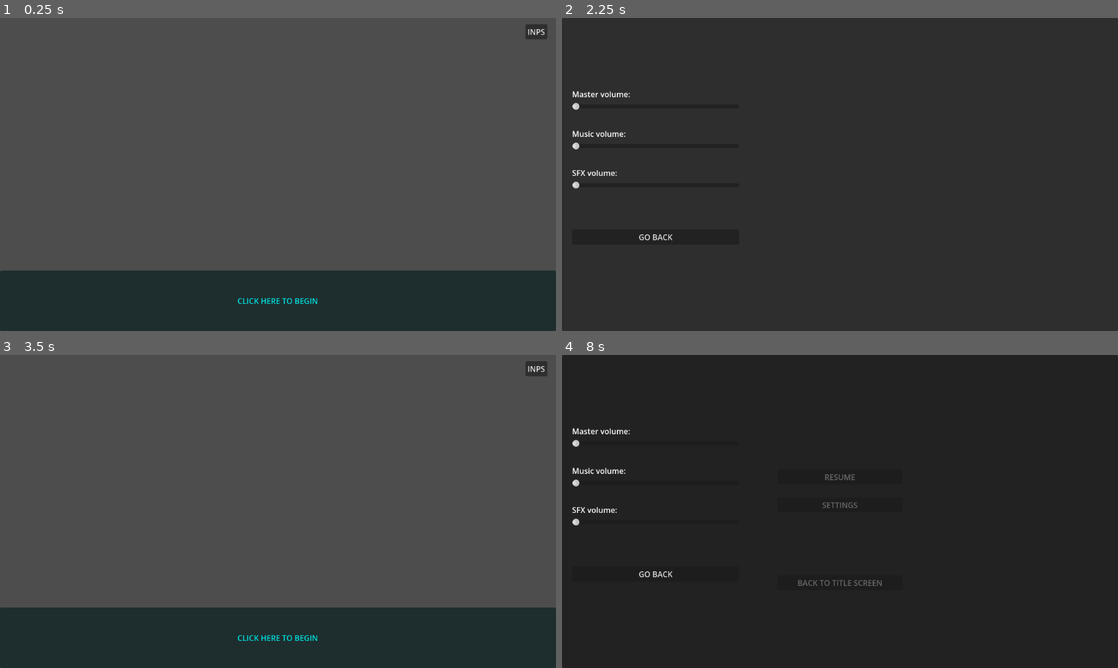
Above: before the commit, frames 1-4 (two rows, left to right).
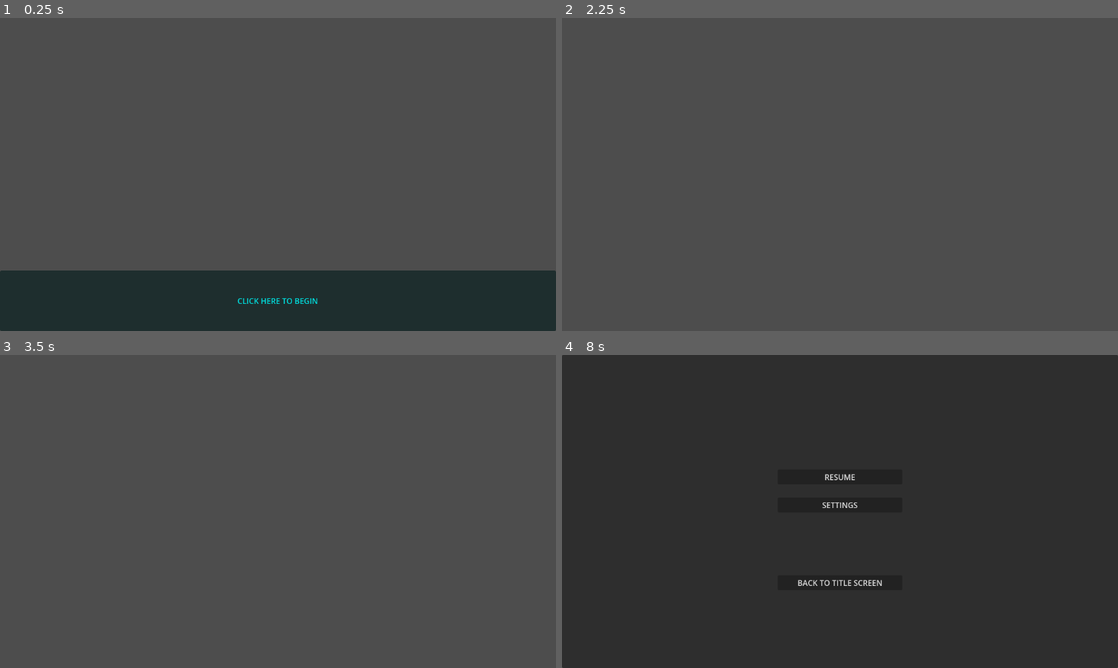
Above: after the commit, the same moments.

Repository: HelpMeFindAUsername/Wizs_Workshop
Game: Godot game, scene res://Scenes/UI/TitleSc.tscn
The game is run twice, just before and just after one commit, with the same random seed, the same clock (stepped at 60 frames per second) and the same inputs.
Inputs (mouse positions are in pixels of both pictures, inside the frame that each line leads up to):
- Up to frame 1 (0.25 s): no input
- Up to frame 2 (2.25 s): click (1095, 30) at 0.5 s, where only the run before the commit has a clickable "INPS"; click (656, 237) at 1.25 s, where only the run before the commit has a clickable "GO BACK"; click "CLICK HERE TO BEGIN" at 2 s
- Up to frame 3 (3.5 s): click (94, 574) at 2.75 s, where only the run before the commit has a clickable "GO BACK"
- Up to frame 4 (8 s): click (840, 636) at 3.5 s, where only the run before the commit has a clickable "CLICK HERE TO BEGIN"; tap Enter at 4.25, 5.75, 7.25 s; move the mouse to (962, 495) at 4.27 s; hold Right 4.28-5.03 s; tap Alt at 4.35, 5.85, 7.35 s; click (962, 495) at 4.42 s; tap Space at 5, 6.5 s; move the mouse to (728, 527) at 5.02 s; hold Down 5.03-5.78 s; tap Shift at 5.1, 6.6 s; move the mouse to (895, 442) at 5.77 s; hold Right 5.78-6.53 s; move the mouse to (812, 574) at 6.52 s; hold Up 6.53-7.28 s; click (812, 574) at 6.67 s; move the mouse to (1006, 558) at 7.27 s; hold Left from 7.28 s (still down); tap Escape (pause) at 7.9 s

The runs differ from the first frame. In frame 1, 0.2% of the frame differs, in the area x 94-99%, y 2-7%; in frame 2, 100%, in the area x 0-100%, y 0-100%; in frame 3, 19%; in frame 4, 0.7%.

Commit message:
SETTINGS AND PAUSE FIX

Diff:
--- a/Scenes/UI/Pause.tscn
+++ b/Scenes/UI/Pause.tscn
@@ -1,14 +1,11 @@
 [gd_scene format=3 uid="uid://b60pd3lnlxv45"]
 
 [ext_resource type="Script" uid="uid://scs5g5igce1g" path="res://Scripts/PauseMenu.gd" id="1_3t4vh"]
-[ext_resource type="PackedScene" uid="uid://bk83y5na5xugf" path="res://Scenes/UI/setting.tscn" id="2_hcn70"]
 
 [node name="PauseMenu" type="CanvasLayer" unique_id=718448338]
 script = ExtResource("1_3t4vh")
 
-[node name="Setting" parent="." unique_id=1074642589 instance=ExtResource("2_hcn70")]
-
-[node name="Panel" type="Panel" parent="." unique_id=803601945]
+[node name="Pause" type="Panel" parent="." unique_id=803601945]
 anchors_preset = 15
 anchor_right = 1.0
 anchor_bottom = 1.0
@@ -17,7 +14,7 @@
 size_flags_horizontal = 4
 size_flags_vertical = 4
 
-[node name="Res" type="Button" parent="Panel" unique_id=1211725284]
+[node name="Res" type="Button" parent="Pause" unique_id=1211725284]
 layout_mode = 0
 offset_left = 447.0
 offset_top = 237.0
@@ -25,7 +22,7 @@
 offset_bottom = 268.0
 text = "RESUME"
 
-[node name="Settings" type="Button" parent="Panel" unique_id=630939413]
+[node name="SettingsB" type="Button" parent="Pause" unique_id=630939413]
 layout_mode = 0
 offset_left = 447.0
 offset_top = 295.0
@@ -33,10 +30,67 @@
 offset_bottom = 326.0
 text = "SETTINGS"
 
-[node name="BTT" type="Button" parent="Panel" unique_id=213589820]
+[node name="BTT" type="Button" parent="Pause" unique_id=213589820]
 layout_mode = 0
 offset_left = 447.0
 offset_top = 456.0
 offset_right = 705.0
 offset_bottom = 487.0
 text = "BACK TO TITLE SCREEN"
+
+[node name="Settings" type="Panel" parent="." unique_id=1815762392]
+offset_right = 1152.0
+offset_bottom = 648.0
+
+[node name="HSlider" type="HSlider" parent="Settings" unique_id=597831534]
+layout_mode = 0
+offset_left = 21.0
+offset_top = 175.0
+offset_right = 367.0
+offset_bottom = 191.0
+ticks_on_borders = true
+
+[node name="Label" type="Label" parent="Settings/HSlider" unique_id=1740370969]
+layout_mode = 0
+offset_top = -29.0
+offset_right = 121.0
+offset_bottom = -6.0
+text = "Master volume:"
+
+[node name="HSlider2" type="HSlider" parent="Settings" unique_id=988581662]
+layout_mode = 0
+offset_left = 21.0
+offset_top = 257.0
+offset_right = 367.0
+offset_bottom = 273.0
+ticks_on_borders = true
+
+[node name="Label" type="Label" parent="Settings/HSlider2" unique_id=606537982]
+layout_mode = 0
+offset_top = -29.0
+offset_right = 121.0
+offset_bottom = -6.0
+text = "Music volume:"
+
+[node name="HSlider3" type="HSlider" parent="Settings" unique_id=710102521]
+layout_mode = 0
+offset_left = 21.0
+offset_top = 338.0
+offset_right = 367.0
+offset_bottom = 354.0
+ticks_on_borders = true
+
+[node name="Label" type="Label" parent="Settings/HSlider3" unique_id=493582806]
+layout_mode = 0
+offset_top = -29.0
+offset_right = 121.0
+offset_bottom = -6.0
+text = "SFX volume:"
+
+[node name="back" type="Button" parent="Settings" unique_id=1367445965]
+layout_mode = 0
+offset_left = 21.0
+offset_top = 438.0
+offset_right = 367.0
+offset_bottom = 469.0
+text = "GO BACK"
--- a/Scenes/UI/TitleSc.tscn
+++ b/Scenes/UI/TitleSc.tscn
@@ -12,10 +12,3 @@
 offset_bottom = 648.0
 text = "CLICK HERE TO BEGIN"
 autowrap_trim_flags = 0
-
-[node name="Settings" type="Button" parent="." unique_id=1033351645]
-offset_left = 1089.0
-offset_top = 13.0
-offset_right = 1134.0
-offset_bottom = 44.0
-text = "INPS"
--- a/Scenes/UI/setting.tscn
+++ /dev/null
@@ -1,63 +0,0 @@
-[gd_scene format=3 uid="uid://bk83y5na5xugf"]
-
-[ext_resource type="Script" uid="uid://bbnm0hksi6ras" path="res://Scripts/settings.gd" id="1_i6wab"]
-
-[node name="Setting" type="CanvasLayer" unique_id=1074642589]
-script = ExtResource("1_i6wab")
-
-[node name="Panel" type="Panel" parent="." unique_id=1831737436]
-offset_right = 1152.0
-offset_bottom = 648.0
-
-[node name="HSlider" type="HSlider" parent="Panel" unique_id=478613799]
-layout_mode = 0
-offset_left = 21.0
-offset_top = 175.0
-offset_right = 367.0
-offset_bottom = 191.0
-ticks_on_borders = true
-
-[node name="Label" type="Label" parent="Panel/HSlider" unique_id=1599025604]
-layout_mode = 0
-offset_top = -29.0
-offset_right = 121.0
-offset_bottom = -6.0
-text = "Master volume:"
-
-[node name="HSlider2" type="HSlider" parent="Panel" unique_id=1783704126]
-layout_mode = 0
-offset_left = 21.0
-offset_top = 257.0
-offset_right = 367.0
-offset_bottom = 273.0
-ticks_on_borders = true
-
-[node name="Label" type="Label" parent="Panel/HSlider2" unique_id=167464962]
-layout_mode = 0
-offset_top = -29.0
-offset_right = 121.0
-offset_bottom = -6.0
-text = "Music volume:"
-
-[node name="HSlider3" type="HSlider" parent="Panel" unique_id=816999725]
-layout_mode = 0
-offset_left = 21.0
-offset_top = 338.0
-offset_right = 367.0
-offset_bottom = 354.0
-ticks_on_borders = true
-
-[node name="Label" type="Label" parent="Panel/HSlider3" unique_id=1263563143]
-layout_mode = 0
-offset_top = -29.0
-offset_right = 121.0
-offset_bottom = -6.0
-text = "SFX volume:"
-
-[node name="back" type="Button" parent="Panel" unique_id=2112703826]
-layout_mode = 0
-offset_left = 21.0
-offset_top = 438.0
-offset_right = 367.0
-offset_bottom = 469.0
-text = "GO BACK"
--- a/Scripts/PauseMenu.gd
+++ b/Scripts/PauseMenu.gd
@@ -1,13 +1,18 @@
 extends CanvasLayer
 
-@onready var panel = $Panel
+@onready var panel = $Pause
+@onready var settings: Panel = $Settings
 
-@onready var res: Button = $Panel/Res
-@onready var settings: Button = $Panel/Settings
-@onready var btt: Button = $Panel/BTT
+@onready var res: Button = $Pause/Res
+@onready var settings_b: Button = $Pause/SettingsB
+@onready var btt: Button = $Pause/BTT
+
+@onready var back: Button = $Settings/back
 
 func _ready():
 	panel.visible = 0
+	settings.visible = 0
+
 	process_mode = Node.PROCESS_MODE_ALWAYS
 
 
@@ -19,7 +24,8 @@
 		print("Boh ci sta")
 
 	res.pressed.connect(resume)
-	settings.pressed.connect(sett)
+	settings_b.pressed.connect(toggleSett)
+	back.pressed.connect(toggleSett)
 
 
 func _unhandled_input(event):
@@ -34,6 +40,6 @@
 func resume():
 	togglePause()
 
-func sett():
-	global.settingsStatus = 1
-	get_tree().change_scene_to_file("res://Scenes/UI/setting.tscn")
+func toggleSett():
+	settings.visible = !settings.visible
+	panel.visible = !panel.visible
--- a/Scripts/TitleSc.gd
+++ b/Scripts/TitleSc.gd
@@ -1,15 +1,9 @@
 extends CanvasLayer
 
 @onready var start: Button = $Start
-@onready var settings: Button = $Settings
 
 func _ready():
 	start.pressed.connect(pressStart)
-	settings.pressed.connect(pressSet)
 
 func pressStart():
 	get_tree().change_scene_to_file("res://Scenes/game.tscn")
-
-func pressSet():
-	global.settingsStatus = 0
-	get_tree().change_scene_to_file("res://Scenes/UI/setting.tscn")
--- a/Scripts/settings.gd
+++ b/Scripts/settings.gd
@@ -1,13 +1,9 @@
 extends CanvasLayer
 
+@onready var panel: Panel = $Panel
 @onready var back: Button = $Panel/back
+@onready var settings: Button = $"../Panel/Settings"
 
 # Called when the node enters the scene tree for the first time.
 func _ready() -> void:
-	back.pressed.connect(goBack)
-
-func goBack():
-	if global.settingsStatus:
-		get_tree().change_scene_to_file("res://Scenes/game.tscn")
-	else:
-		get_tree().change_scene_to_file("res://Scenes/UI/TitleSc.tscn")
+	pass
